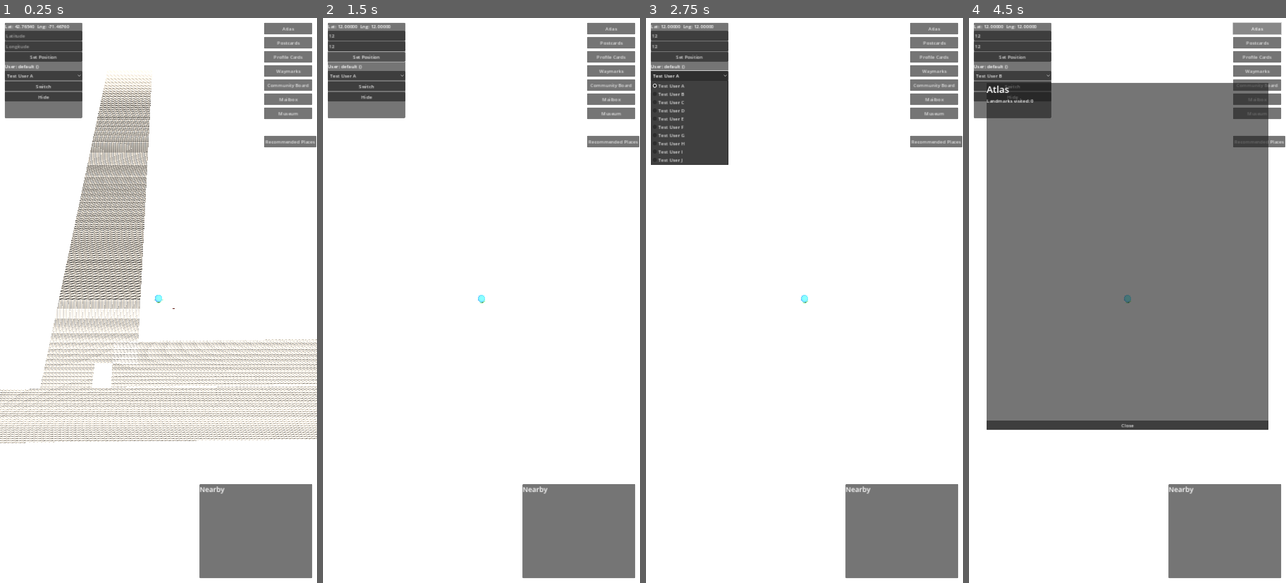
Above: before the commit, frames 1-4 (left to right).
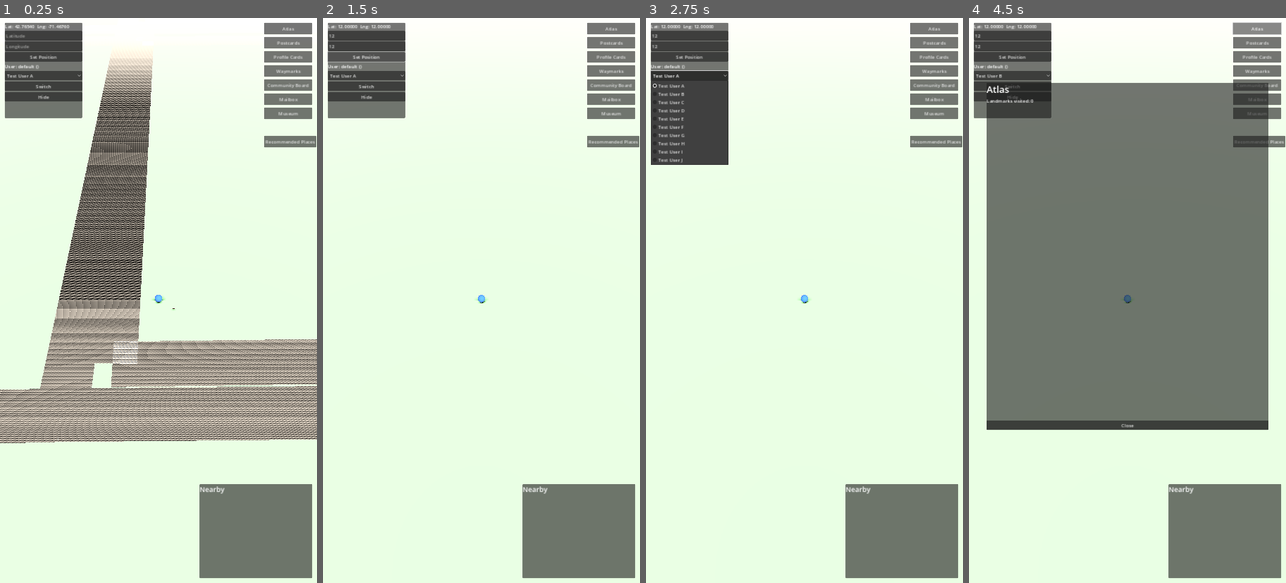
Above: after the commit, the same moments.

Repository: Dominic339/Shared-Skies
Game: Godot game, scene res://scenes/Main.tscn
Same seed, same stepped clock (60 frames per second), same inputs: the game is played once before the commit and once after it.
Inputs (mouse positions are in pixels of both pictures, inside the frame that each line leads up to):
- Up to frame 1 (0.25 s): no input
- Up to frame 2 (1.5 s): click (367, 34) at 0.52 s; type "12" at 0.6 s; click (367, 46) at 0.75 s; type "12" at 0.83 s; click "Set Position" at 1.25 s
- Up to frame 3 (2.75 s): click "Test User A" at 2 s
- Up to frame 4 (4.5 s): click "Hide" at 2.75 s; click "Test User B" at 3.5 s; click "Atlas" at 4.25 s

The runs differ from the first frame. In frame 1, 65% of the frame differs, in the area x 0-100%, y 5-100%; in frame 2, 61%; in frame 3, 61%; in frame 4, 25%.

Commit message:
Remove WorldEnvironment as a diagnostic test for severe streaking artifact
A severe rendering artifact (repeating streak/static patterns across
the ground, both in Play and visible in the editor viewport itself)
appeared right after the WorldEnvironment was added for ambient light.
That timing, plus the artifact's character (screen-wide static/noise,
not tied to any specific duplicated geometry -- confirmed the cooked
tile JSON has no duplicate road entries), points at an uninitialized or
incompatible environment resource under this project's Mobile renderer
rather than a scene/data bug.

Removed the WorldEnvironment and its Environment resource entirely as
a clean test. Raised min_shade back up (0.28 -> 0.4) to compensate for
losing the ambient fill it was relying on to keep shadowed faces
readable.

Diff:
--- a/client/scenes/Main.tscn
+++ b/client/scenes/Main.tscn
@@ -42,17 +42,8 @@
 [sub_resource type="StandardMaterial3D" id="StandardMaterial3D_2"]
 albedo_color = Color(0.2, 0.4, 0.9, 1)
 
-[sub_resource type="Environment" id="Environment_1"]
-background_mode = 4
-ambient_light_source = 2
-ambient_light_color = Color(0.65, 0.68, 0.72, 1)
-ambient_light_energy = 0.9
-
 [node name="Main" type="Node3D"]
 script = ExtResource("1")
-
-[node name="WorldEnvironment" type="WorldEnvironment" parent="."]
-environment = SubResource("Environment_1")
 
 [node name="Ground" type="MeshInstance3D" parent="."]
 mesh = SubResource("PlaneMesh_1")
--- a/client/scripts/landmark_marker.gd
+++ b/client/scripts/landmark_marker.gd
@@ -193,7 +193,13 @@
 			# in shadowed faces now, the way real bounce light does
 			# outdoors, so this can go back down to something that still
 			# lets DIFFUSE_LIGHT show real directional falloff.
-			material.set_shader_parameter("min_shade", 0.28)
+			# Raised back up from 0.28 -- that value relied on the
+			# WorldEnvironment's ambient light to keep shadowed faces from
+			# looking too dark, and that WorldEnvironment has been removed
+			# (it's the likely cause of a separate, severe rendering
+			# artifact -- streaking/static across the ground -- that
+			# appeared as soon as it was added).
+			material.set_shader_parameter("min_shade", 0.4)
 			# Kept even though it didn't turn out to be the real fix -- it's
 			# still the mathematically correct way to compute a flat face's
 			# normal (this model has no curved surfaces to distort), so
